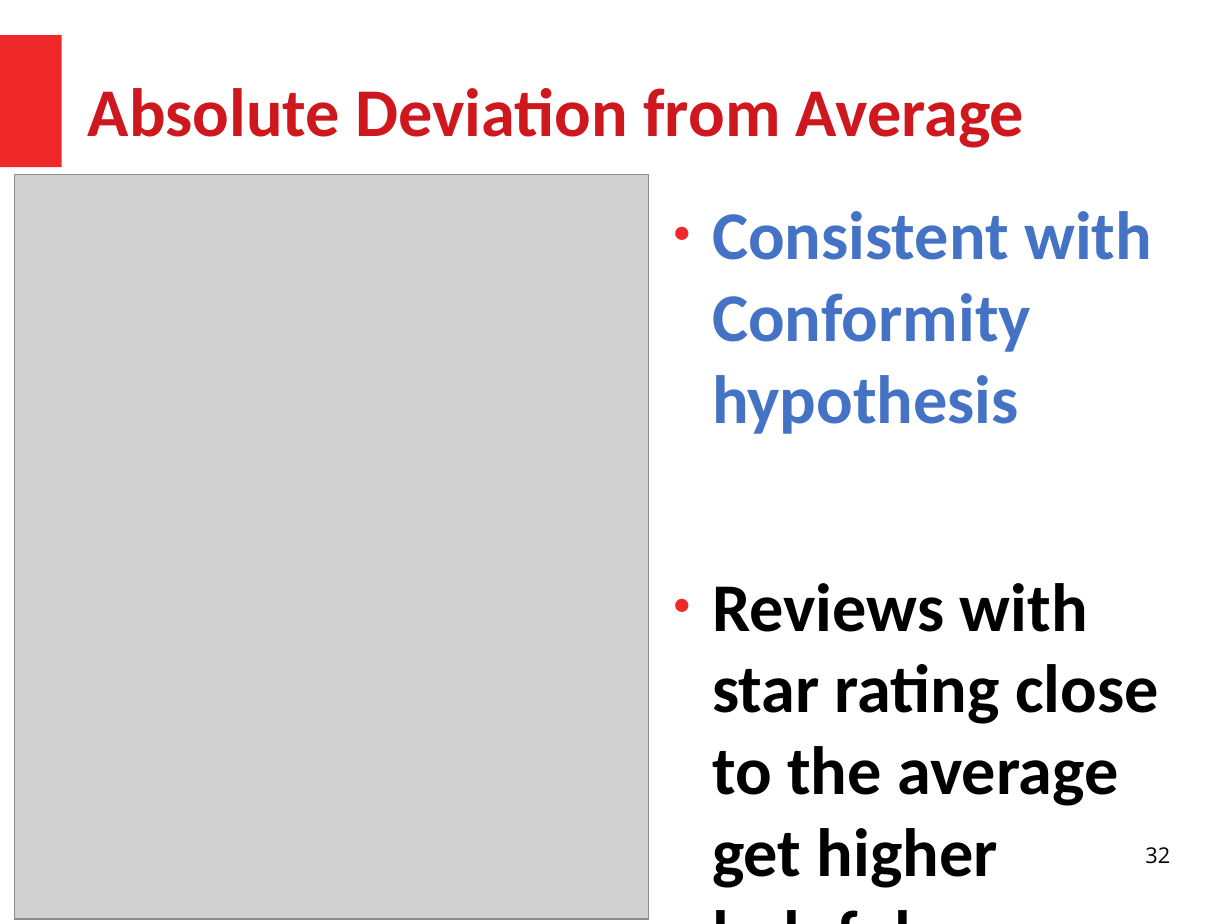
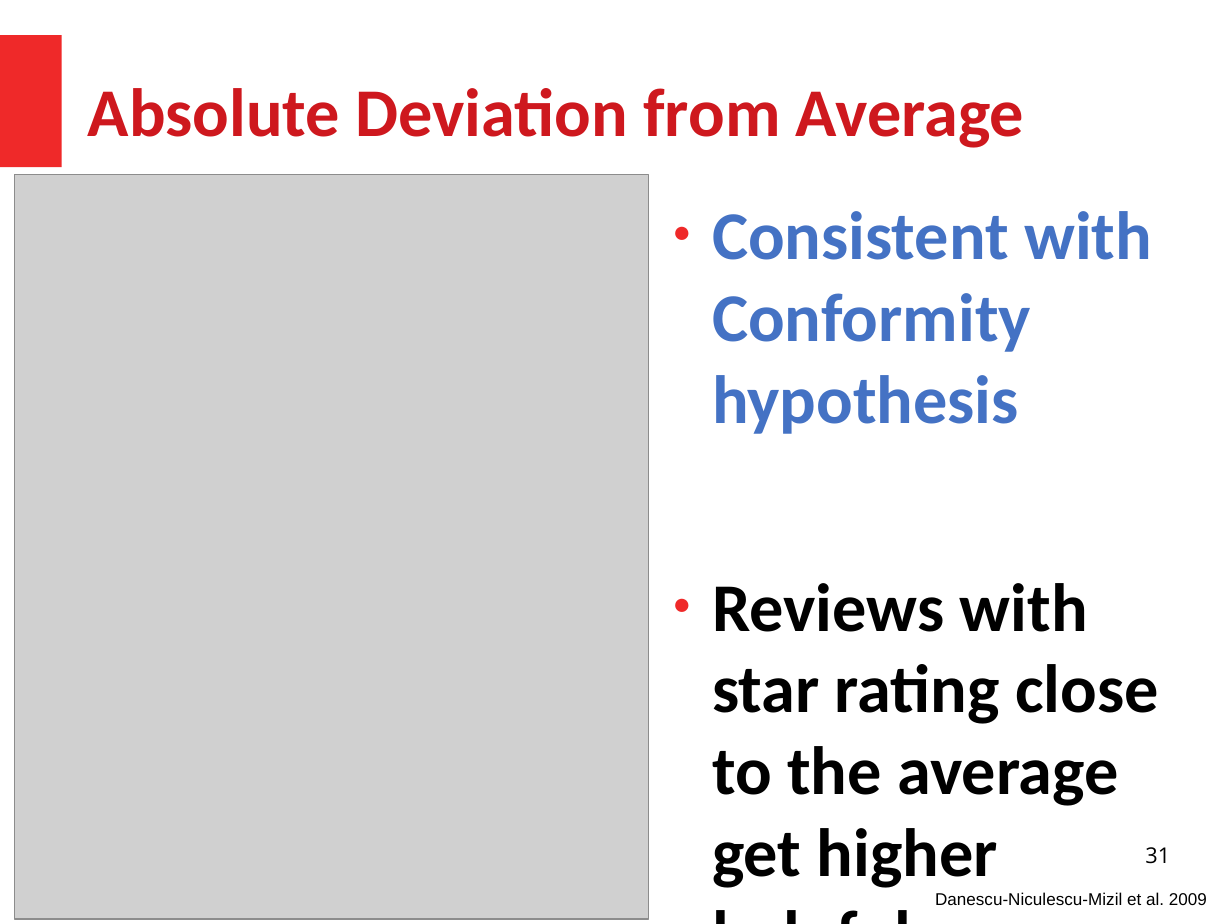
Before and after one commit to HussamHallak/cs834-f17, a slide deck: slide 31 of assignments/P5/P5.odp (slide 32 before the commit). Drawn at 1232x924 pixels with LibreOffice and Linux fonts; fonts in the diff are those of the drawing; grey boxes stand for pictures. Boxes give left, top, right and bottom in pixels: in the first picture for what was removed or moved away, otherwise in the second. Text is boxed around its words. In the diff, an @@ line names an element or a change of style, - is before the commit and + after.

```diff
--- a/assignments/P5/P5.odp
+++ b/assignments/P5/P5.odp
@@ page number at [1145,847,1170,864]: text changed @@
-32
+31
@@ text added at [935,892,1207,905], 11 pt, text #000000 @@
+Danescu-Niculescu-Mizil et al. 2009
```
Also in this commit, not shown: 16 other slides changed, 3 slides added, 4 slides removed, 1 other file.
